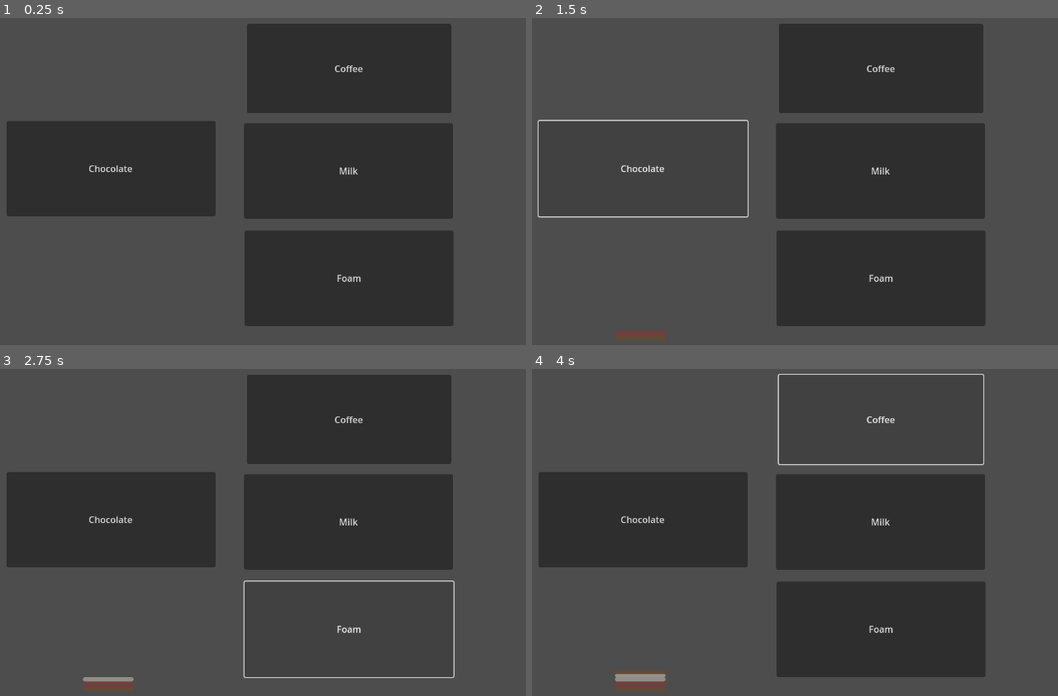
Above: before the commit, frames 1-4 (two rows, left to right).
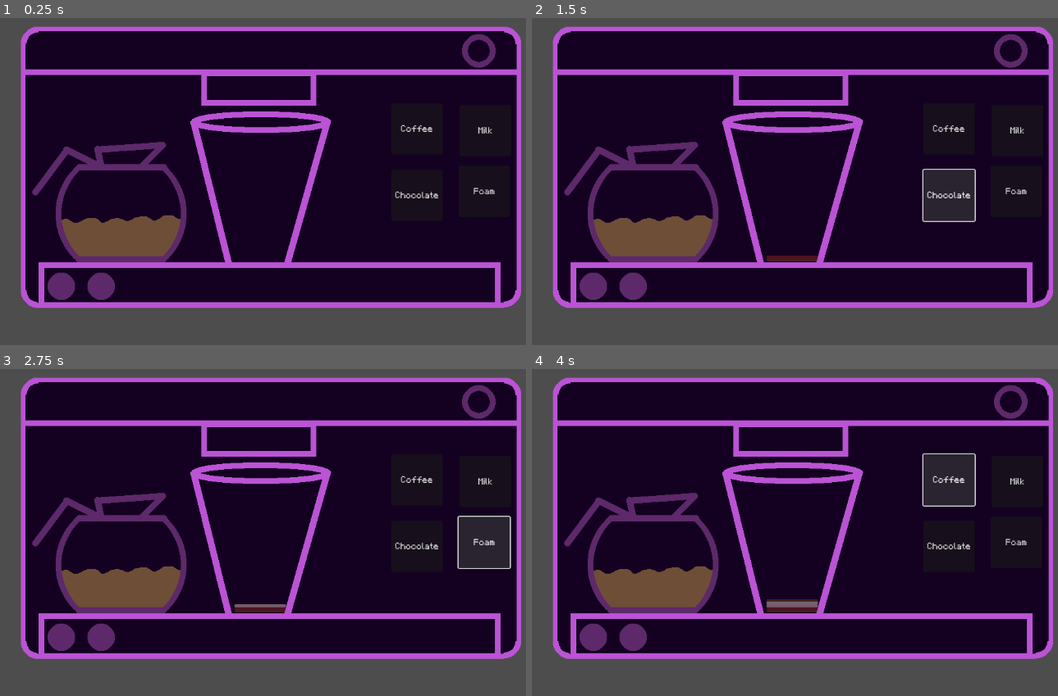
Above: after the commit, the same moments.

Repository: ARLJohnston/GMTK-2025
Game: Godot game, scene res://coffee_maker_minigame.tscn
The game is run twice, just before and just after one commit, with the same random seed, the same clock (stepped at 60 frames per second) and the same inputs. This scene is started directly instead of the project's main scene.
Inputs:
- Up to frame 1 (0.25 s): no input
- Up to frame 2 (1.5 s): click "Coffee" at 0.5 s; click "Chocolate" at 1.25 s
- Up to frame 3 (2.75 s): click "Foam" at 2 s
- Up to frame 4 (4 s): click "Milk" at 2.75 s; click "Coffee" at 3.5 s

The runs differ from the first frame. In frame 1, 85% of the frame differs, in the area x 1-100%, y 1-95%; in frame 2, 83%; in frame 3, 83%; in frame 4, 84%.

Commit message:
feat(coffee-maker-minigame): add win conditions

Diff:
--- a/coffee_maker_minigame.gd
+++ b/coffee_maker_minigame.gd
@@ -10,7 +10,35 @@
 
 @onready var current_bar: ProgressBar = $FirstProgressBar
 
-
+enum Drink {
+	LATTE,
+	CAPPUCCINO,
+	MOCHA,
+	MACCHIATO
+}
+
+var winning_conditions = {
+	Drink.LATTE: [
+		WinCondition.new(0.30, 0.35, CoffeeIngredient.Ingredient.COFFEE),
+		WinCondition.new(0.50, 0.55, CoffeeIngredient.Ingredient.MILK),
+		WinCondition.new(0.10, 0.15, CoffeeIngredient.Ingredient.MILK_FOAM)
+	],
+	Drink.CAPPUCCINO: [
+		WinCondition.new(0.30, 0.40, CoffeeIngredient.Ingredient.COFFEE),
+		WinCondition.new(0.40, 0.50, CoffeeIngredient.Ingredient.MILK),
+		WinCondition.new(0.10, 0.20, CoffeeIngredient.Ingredient.MILK_FOAM)
+	],
+	Drink.MOCHA: [
+		WinCondition.new(0.25, 0.35, CoffeeIngredient.Ingredient.COFFEE),
+		WinCondition.new(0.40, 0.50, CoffeeIngredient.Ingredient.MILK),
+		WinCondition.new(0.15, 0.25, CoffeeIngredient.Ingredient.CHOCOLATE)
+	],
+	Drink.MACCHIATO: [
+		WinCondition.new(0.60, 0.80, CoffeeIngredient.Ingredient.COFFEE),
+		WinCondition.new(0.10, 0.20, CoffeeIngredient.Ingredient.MILK),
+		WinCondition.new(0.05, 0.10, CoffeeIngredient.Ingredient.MILK_FOAM)
+	]
+}
 
 func _process(delta: float) -> void:
 
@@ -18,6 +46,8 @@
 		add_ingredient(delta, current_ingredient)
 
 	if (self.layers.size() > 0 and is_flowing):
+		var actual_ingredient_str = CoffeeIngredient.Ingredient.keys()[current_ingredient]
+		print(actual_ingredient_str)
 		current_bar.value = layers[-1].percentage
 		match current_ingredient:
 			CoffeeIngredient.Ingredient.COFFEE:
@@ -29,6 +59,78 @@
 			CoffeeIngredient.Ingredient.CHOCOLATE:
 				current_bar.modulate = Color.BROWN
 
+	const CHECK_THRESHOLD_LOWER = 90
+	const CHECK_THRESHOLD_UPPER = 110
+	var current_fill = sum()
+
+	if current_fill > CHECK_THRESHOLD_UPPER:
+		print("failed")
+
+	if (current_fill > CHECK_THRESHOLD_LOWER and current_fill < CHECK_THRESHOLD_UPPER):
+		evaluate_drink()
+
+
+
+func evaluate_drink() -> void:
+	var conditions = winning_conditions[Drink.LATTE]
+	var is_drink_complete = true
+
+	print("Evaluating drink for:", Drink.keys()[Drink.LATTE])
+	print("Expected layers:", conditions.size(), " | Actual layers:", layers.size())
+
+	if conditions.size() != layers.size():
+		is_drink_complete = false
+		print("❌ Layer count mismatch!")
+
+	for i in range(min(layers.size(), conditions.size())):
+		var layer = layers[i]
+		var condition = conditions[i]
+
+		var actual_ingredient_str = CoffeeIngredient.Ingredient.keys()[layer.ingredient]
+		var expected_ingredient_str = CoffeeIngredient.Ingredient.keys()[condition.ingredient]
+
+		print("Checking layer", i)
+		print("- Ingredient:", actual_ingredient_str, " | Expected:", expected_ingredient_str)
+		print("- Percentage:", layer.percentage, " | Expected:", condition.lower_bound * 100, "to", condition.upper_bound * 100)
+
+		if layer.ingredient != condition.ingredient:
+			is_drink_complete = false
+			print("❌ Ingredient mismatch at layer", i)
+
+		if layer.percentage < condition.lower_bound * 100 or layer.percentage > condition.upper_bound * 100:
+			is_drink_complete = false
+			print("❌ Ratio out of bounds at layer", i)
+
+	if is_drink_complete:
+		print("✅ Matched drink:", Drink.keys()[Drink.LATTE])
+	else:
+		print("❌ Drink did not match.")
+
+
+#func does_match_conditions(conditions: Array[WinCondition]) -> bool:
+	#if conditions.size() != layers.size():
+		#return false
+	#
+	#for i in range(layers.size()):
+		#var layer = layers[i]
+		#var condition = conditions[i]
+		#
+		#if layer.ingredient != condition.ingredient:
+			#return false
+		#if layer.percentage < condition.lower_bound * 100 or layer.percentage > condition.upper_bound * 100:
+			#return false
+	#
+	#return true
+
+
+
+
+func sum() -> float:
+	var total := 0.0
+	for ingredient in layers:
+		total += ingredient.percentage
+	return total
+
 
 func generate_new_bar():
 	if (first_run):
@@ -59,18 +161,20 @@
 	current_bar = new_bar
 
 func add_first_ingredient(ingredient : CoffeeIngredient.Ingredient):
-	if (first_ingredient == null):
+	if first_ingredient == null:
 		first_ingredient = ingredient
+		layers.append(CoffeeIngredient.new(0, ingredient))  # Add a fresh layer
+		last_ingredient = ingredient  # Also update last_ingredient to match
 
 
 func add_ingredient(delta: float , ingredient : CoffeeIngredient.Ingredient) -> void:
 	const FLOW_RATE = 20
 
 	if (last_ingredient == ingredient and layers.size() > 0):
-		#print(delta * FLOW_RATE)
 		layers[-1].percentage += delta * FLOW_RATE
+		print(layers[-1].percentage)
 	else:
-		layers.append(CoffeeIngredient.new(0, ingredient))
+		layers.append(CoffeeIngredient.new(ingredient, 0))
 
 
 	last_ingredient = ingredient
@@ -78,7 +182,7 @@
 
 
 func ingredient_changed(new_ingredient : CoffeeIngredient.Ingredient):
-	if (current_ingredient != new_ingredient):
+	if (current_ingredient == null or current_ingredient != new_ingredient):
 		generate_new_bar()
 		current_ingredient = new_ingredient
 
--- a/coffee_maker_minigame.tscn
+++ b/coffee_maker_minigame.tscn
@@ -1,6 +1,8 @@
-[gd_scene load_steps=4 format=3 uid="uid://c5l5txt2cvfa3"]
+[gd_scene load_steps=6 format=3 uid="uid://c5l5txt2cvfa3"]
 
 [ext_resource type="Script" path="res://coffee_maker_minigame.gd" id="1_gfu5i"]
+[ext_resource type="Texture2D" uid="uid://dvyq0okf4p5jw" path="res://assets/coffee-minigame.png" id="2_i7rmr"]
+[ext_resource type="FontFile" uid="uid://bxh4lowqjn1g0" path="res://assets/GNF.ttf" id="3_cvpei"]
 
 [sub_resource type="CanvasItemMaterial" id="CanvasItemMaterial_ousa6"]
 
@@ -9,40 +11,51 @@
 [node name="CoffeeMakerMinigame" type="Node2D"]
 script = ExtResource("1_gfu5i")
 
+[node name="TextureRect" type="TextureRect" parent="."]
+z_index = -1
+offset_left = 6.0
+offset_right = 1158.0
+offset_bottom = 648.0
+texture = ExtResource("2_i7rmr")
+
 [node name="CoffeeButton" type="Button" parent="."]
-offset_left = 539.0
-offset_top = 71.0
-offset_right = 898.0
-offset_bottom = 228.0
+offset_left = 793.0
+offset_top = 211.0
+offset_right = 883.0
+offset_bottom = 301.0
+theme_override_fonts/font = ExtResource("3_cvpei")
 text = "Coffee"
 
 [node name="ChocolateButton" type="Button" parent="."]
-offset_left = 117.0
-offset_top = 242.0
-offset_right = 484.0
-offset_bottom = 410.0
+offset_left = 793.0
+offset_top = 328.0
+offset_right = 883.0
+offset_bottom = 418.0
+theme_override_fonts/font = ExtResource("3_cvpei")
 text = "Chocolate"
 
 [node name="FoamButton" type="Button" parent="."]
-offset_left = 535.0
-offset_top = 435.0
-offset_right = 902.0
-offset_bottom = 603.0
+offset_left = 911.0
+offset_top = 321.0
+offset_right = 1001.0
+offset_bottom = 411.0
+theme_override_fonts/font = ExtResource("3_cvpei")
 text = "Foam"
 
 [node name="MilkButton" type="Button" parent="."]
-offset_left = 534.0
-offset_top = 246.0
-offset_right = 901.0
-offset_bottom = 414.0
+offset_left = 913.0
+offset_top = 214.0
+offset_right = 1003.0
+offset_bottom = 304.0
+theme_override_fonts/font = ExtResource("3_cvpei")
 text = "Milk"
 
 [node name="FirstProgressBar" type="ProgressBar" parent="."]
 material = SubResource("CanvasItemMaterial_ousa6")
-offset_left = 251.0
-offset_top = 627.0
-offset_right = 430.0
-offset_bottom = 716.0
+offset_left = 517.0
+offset_top = 489.0
+offset_right = 735.0
+offset_bottom = 580.0
 rotation = -1.5708
 theme_override_styles/background = SubResource("StyleBoxEmpty_2642i")
 show_percentage = false
--- /dev/null
+++ b/coffee_minigame_winning_conditions.gd
@@ -0,0 +1,31 @@
+class_name WinningConditions extends Node
+
+enum Drink {
+	LATTE,
+	CAPPUCCINO,
+	MOCHA,
+	MACCHIATO
+}
+
+var winning_conditions = {
+	Drink.LATTE: [
+		WinCondition.new(0.20, 0.30, CoffeeIngredient.Ingredient.COFFEE),
+		WinCondition.new(0.75, 0.95, CoffeeIngredient.Ingredient.MILK),
+		WinCondition.new(0.05, 0.10, CoffeeIngredient.Ingredient.MILK_FOAM)
+	],
+	Drink.CAPPUCCINO: [
+		WinCondition.new(0.30, 0.40, CoffeeIngredient.Ingredient.COFFEE),
+		WinCondition.new(0.40, 0.50, CoffeeIngredient.Ingredient.MILK),
+		WinCondition.new(0.10, 0.20, CoffeeIngredient.Ingredient.MILK_FOAM)
+	],
+	Drink.MOCHA: [
+		WinCondition.new(0.25, 0.35, CoffeeIngredient.Ingredient.COFFEE),
+		WinCondition.new(0.40, 0.50, CoffeeIngredient.Ingredient.MILK),
+		WinCondition.new(0.15, 0.25, CoffeeIngredient.Ingredient.CHOCOLATE)
+	],
+	Drink.MACCHIATO: [
+		WinCondition.new(0.60, 0.80, CoffeeIngredient.Ingredient.COFFEE),
+		WinCondition.new(0.10, 0.20, CoffeeIngredient.Ingredient.MILK),
+		WinCondition.new(0.05, 0.10, CoffeeIngredient.Ingredient.MILK_FOAM)
+	]
+}
--- /dev/null
+++ b/condition.gd
@@ -0,0 +1,10 @@
+class_name WinCondition extends Node
+
+var lower_bound
+var upper_bound
+var ingredient
+
+func _init(_lower_bound : float, _upper_bound : float, _ingredient: CoffeeIngredient.Ingredient):
+	lower_bound = _lower_bound
+	upper_bound = _upper_bound
+	ingredient = _ingredient
Binary file added: assets/GNF.ttf
Not shown, added: assets/GNF.ttf.import
Not shown, added: assets/Window.png.import
Not shown, added: assets/coffee-minigame.png.import
Not shown, added: assets/coffee-scene.png.import
Not shown, added: assets/donut.png.import
Not shown, added: assets/food-scene.png.import
Not shown, added: assets/front-scene.png.import
Not shown, added: assets/fryer-game.png.import
